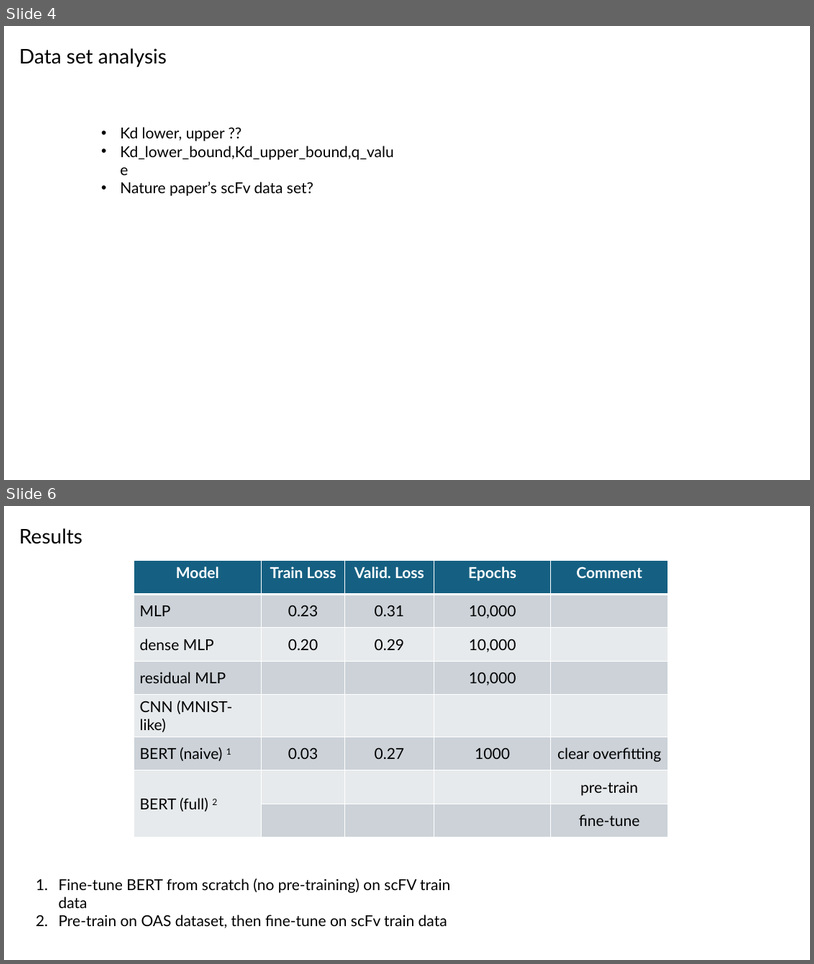
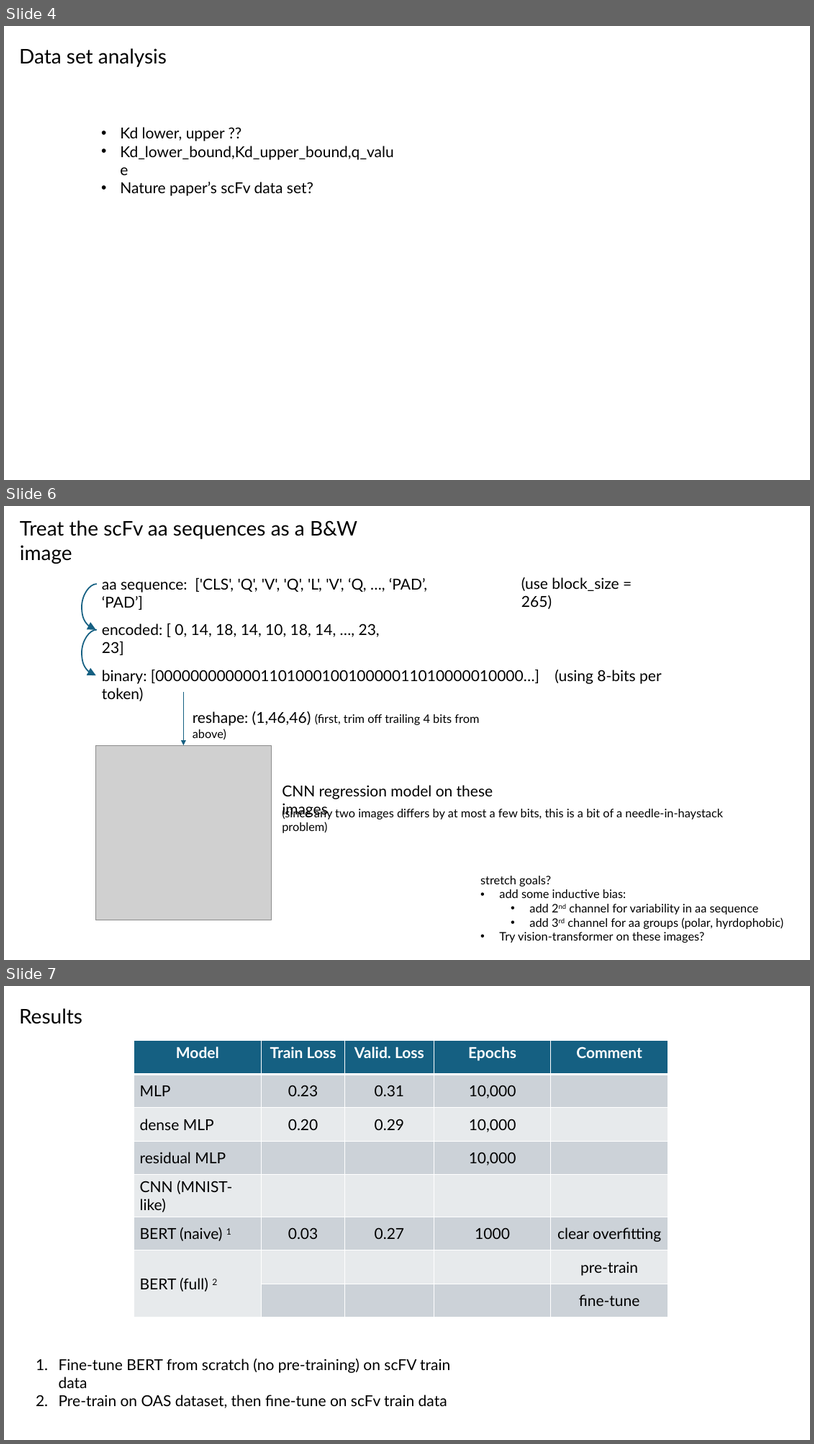
Before and after one commit to planaria158/BERT-antibody-antigen-binding-energy, a slide deck: Homework-aAlphaBio.pptx. Shown one above the other, each under a label of ours: slides 4 and 6 before the commit, slides 4, 6 and 7 after it; the slides between them are not shown. The pictures are 814x964 and 814x1444 pixels, drawn with LibreOffice and Linux fonts; fonts in the diff are those of the drawing; grey boxes stand for pictures. Boxes give left, top, right and bottom in pixels: in the first picture for what was removed or moved away, otherwise in the second. Text is boxed around its words. In the diff, an @@ line names an element or a change of style, - is before the commit and + after.

```diff
--- a/Homework-aAlphaBio.pptx
+++ b/Homework-aAlphaBio.pptx
@@ slide 6 added at <box>4,506,810,960</box>, background #FFFFFF @@
@@ text added at <box>20,520,358,539</box>, 24 pt, text #000000 @@
+Treat the scFv aa sequences as a B&W image
@@ curved arrow added from (97, 584) to (96, 629), #156082 1.5 pt @@
@@ text added at <box>102,578,427,592</box>, 18 pt, text #000000 @@
+aa sequence: ['CLS', 'Q', 'V', 'Q', 'L', 'V', ‘Q, …, ‘PAD’, ‘PAD’]
@@ text added at <box>522,577,619,609</box>, 18 pt, text #000000 @@
+(use block_size = 265)
@@ curved arrow added from (97, 629) to (96, 675), #156082 1.5 pt @@
@@ text added at <box>102,623,380,637</box>, 18 pt, text #000000 @@
+encoded: [ 0, 14, 18, 14, 10, 18, 14, …, 23, 23]
@@ text added at <box>102,669,661,684</box>, 18 pt, text #000000 @@
+binary: [000000000000110100010010000011010000010000…] (using 8-bits per token)
@@ arrow added from (184, 692) to (184, 745), #156082 1.5 pt @@
@@ text added at <box>193,711,479,726</box>, 14 pt, text #000000 @@
+reshape: (1,46,46) (first, trim off trailing 4 bits from above)
@@ picture added at <box>96,745,271,920</box> @@
@@ text added at <box>282,785,493,818</box>, 18 pt, text #000000 @@
+CNN regression model on these images
@@ text added at <box>282,807,723,833</box>, 14 pt, text #000000 @@
+(since any two images differs by at most a few bits, this is a bit of a needle-in-haystack problem)
@@ text added at <box>481,875,784,942</box>, 14 pt, text #000000 @@
+stretch goals?
+• add some inductive bias:
+  • add 2nd channel for variability in aa sequence
+  • add 3rd channel for aa groups (polar, hyrdophobic)
+• Try vision-transformer on these images?
@@ what was slide 6 is now slide 7 @@
```
Also in this commit, not shown: 1 slide changed, 1 slide removed, 2 other files.
